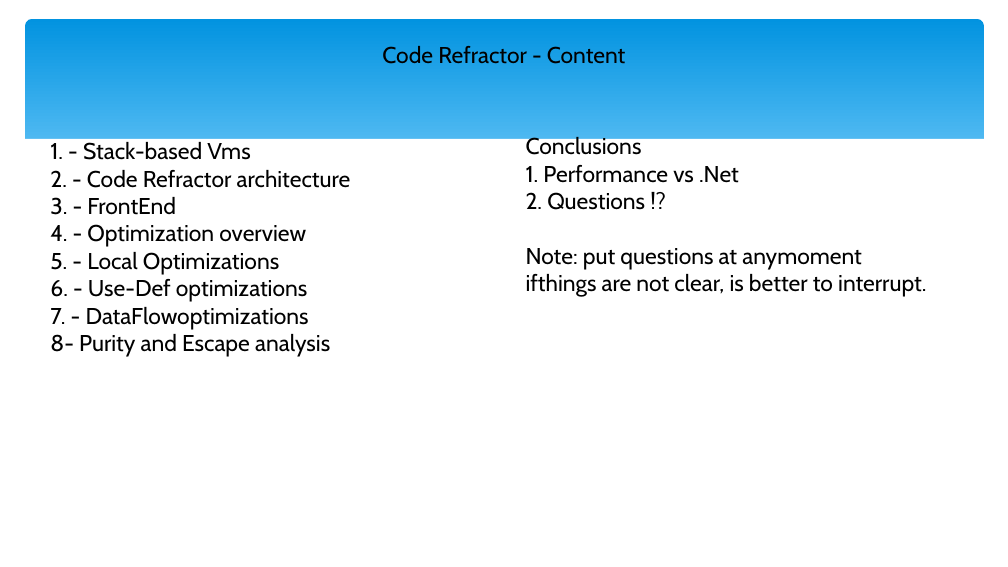
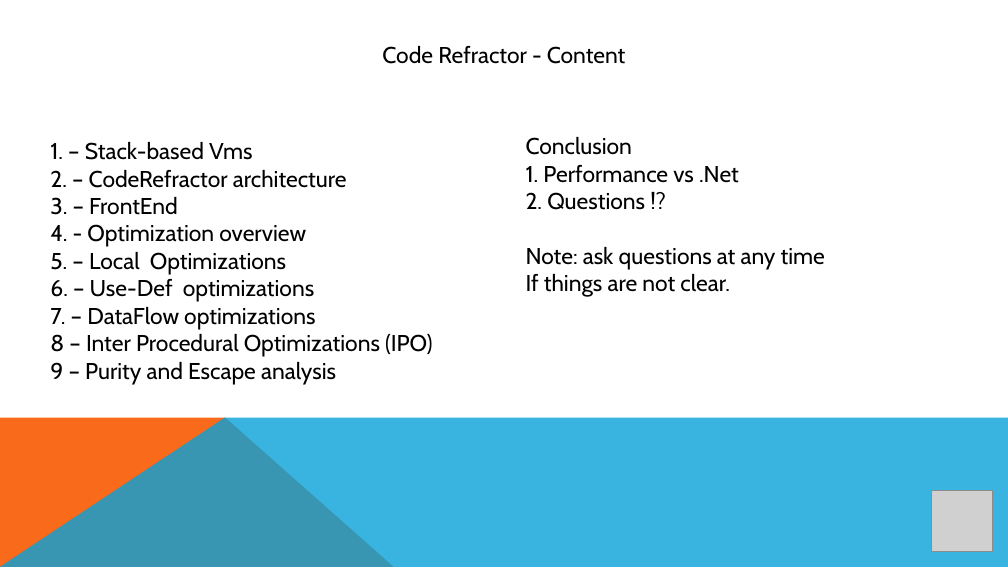
Before and after one commit to ciplogic/CodeRefractor, a slide deck: slide 2 of Documentation/Slides_final.pptx. Drawn at 1008x567 pixels with LibreOffice and Linux fonts; fonts in the diff are those of the drawing; grey boxes stand for pictures. Boxes give left, top, right and bottom in pixels: in the first picture for what was removed or moved away, otherwise in the second. Text is boxed around its words. In the diff, an @@ line names an element or a change of style, - is before the commit and + after.

```diff
--- a/Documentation/Slides_final.pptx
+++ b/Documentation/Slides_final.pptx
@@ rounded rectangle removed at (26,19,984,223) @@
@@ rectangle removed at (24,139,986,249) @@
@@ text at (50,142,347,215): text changed @@
-1. - Stack-based Vms
-2. - Code Refractor architecture
-3. - FrontEnd
+1. – Stack-based Vms
+2. – CodeRefractor architecture
+3. – FrontEnd
@@ rectangle removed at (289,140,900,210) @@
@@ text at (526,137,632,155): text changed @@
-Conclusions
+Conclusion
@@ rectangle removed at (618,140,983,194) @@
@@ text at (50,252,432,385): text changed @@
-5. - Local Optimizations
-6. - Use-Def optimizations
-7. - DataFlowoptimizations
-8- Purity and Escape analysis
+5. – Local Optimizations
+6. – Use-Def optimizations
+7. – DataFlow optimizations
+8 – Inter Procedural Optimizations (IPO)
+9 – Purity and Escape analysis
@@ text at (526,247,825,297): text changed @@
-Note: put questions at anymoment
-ifthings are not clear, is better to interrupt.
+Note: ask questions at any time
+If things are not clear.
@@ freeform shape added at (0,418,394,567), fill #F96A1B @@
@@ freeform shape added at (0,418,1008,567), fill #08A1D9 at 80% opacity @@
@@ picture added at (932,491,993,552) @@
```
Also in this commit, not shown: 13 other slides changed, 3 other files.
